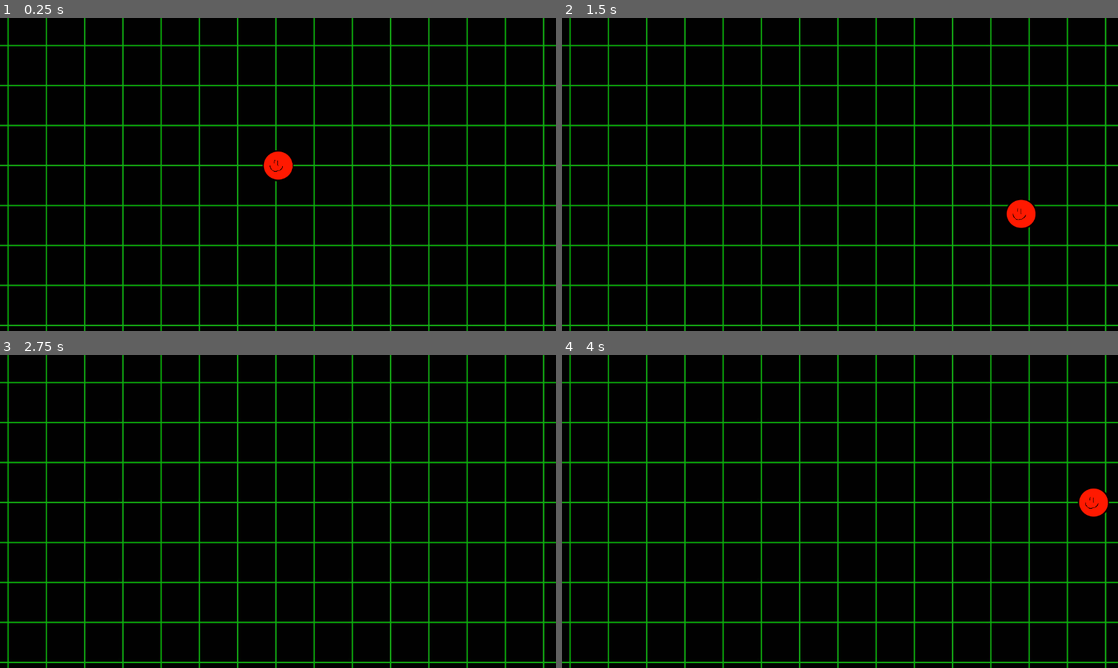
Above: before the commit, frames 1-4 (two rows, left to right).
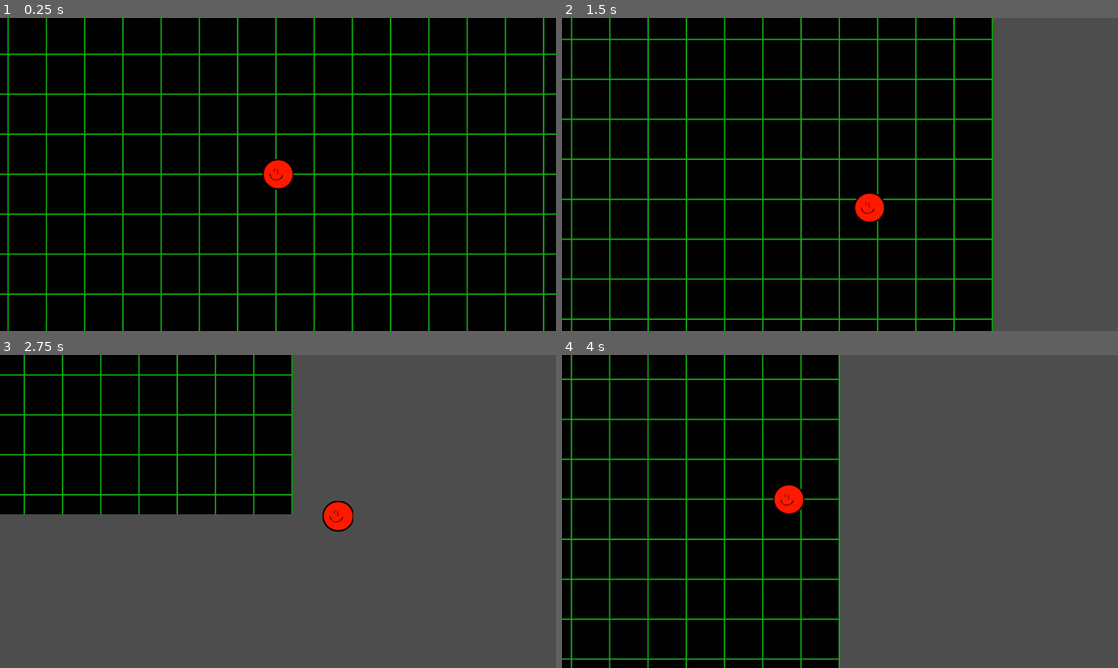
Above: after the commit, the same moments.

Repository: Beemp3-dev/top-down-game
Game: Godot game, scene res://Game.tscn
Two runs of this game, one before a commit and one after it. Both use one fixed random seed, a clock stepped at 60 frames per second and the inputs below. Before the commit the project has no main scene; this scene is started directly in both runs.
Inputs:
- Up to frame 1 (0.25 s): no input
- Up to frame 2 (1.5 s): tap Enter at 0.5 s; hold Right (ui_right) 0.53-1.28 s; hold Down (ui_down) from 1.28 s (still down)
- Up to frame 3 (2.75 s): release Down (ui_down) at 2.03 s; hold Right (ui_right) from 2.03 s (still down)
- Up to frame 4 (4 s): release Right (ui_right) at 2.78 s; hold Up (ui_up) 2.78-3.53 s; hold Left (ui_left) from 3.53 s (still down)

The runs differ from the first frame. In frame 1, 8.7% of the frame differs, in the area x 0-100%, y 8-99%; in frame 2, 36%; in frame 3, 78%, in the area x 0-100%, y 0-100%; in frame 4, 59%.

Commit message:
i added camera follow
so basically, i added camera follow

Diff:
--- a/Game.tscn
+++ b/Game.tscn
@@ -8,7 +8,7 @@
 radius = 33.0606
 
 [node name="Node2D" type="Node2D"]
-position = Vector2(576, 306)
+position = Vector2(-4, 0)
 
 [node name="background" type="Sprite2D" parent="."]
 position = Vector2(-3, -2)
@@ -23,3 +23,7 @@
 
 [node name="Player_sprite" type="Sprite2D" parent="Player"]
 texture = ExtResource("3_t88pq")
+
+[node name="Camera2D" type="Camera2D" parent="Player"]
+position_smoothing_enabled = true
+position_smoothing_speed = 3.5
--- a/project.godot
+++ b/project.godot
@@ -11,6 +11,7 @@
 [application]
 
 config/name="Top Down Game"
+run/main_scene="uid://85exjavna63y"
 config/features=PackedStringArray("4.4", "GL Compatibility")
 config/icon="res://icon.svg"
 
